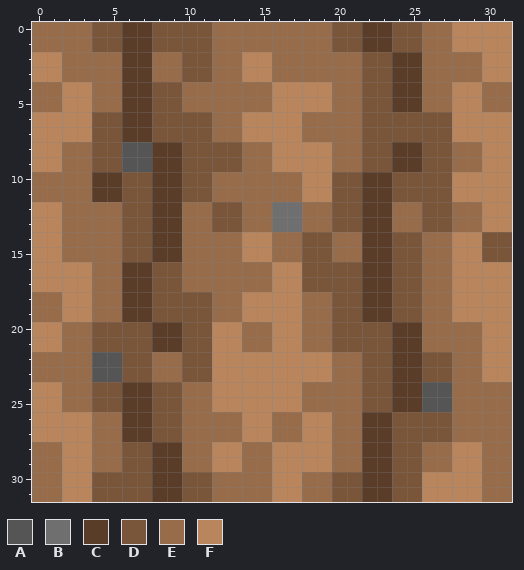
One commit to this pixel-art sprite: build/res/img/farmland.png. The picture above is the old version.
The file is 32x32 pixels.
Palette (. is transparent): A #555555  B #6f6f6f  C #593d29  D #79553a  E #966c4a  F #b9855c
The same view after the edit:
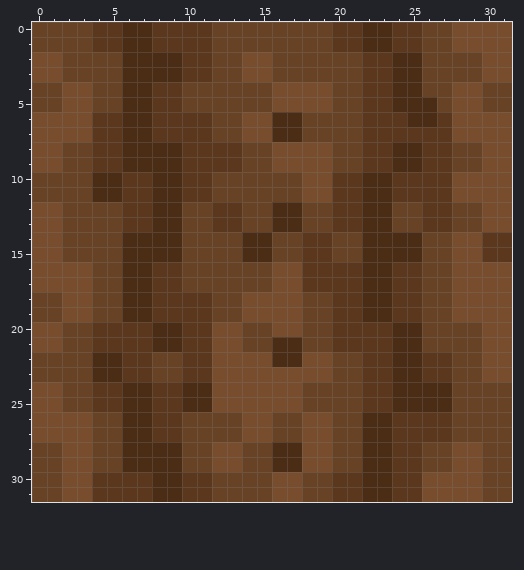
Difference:
Colour C changes from #593d29 to #4b2c15.
Colour D changes from #79553a to #5a371d.
Colour E changes from #966c4a to #674225.
Colour F changes from #b9855c to #774d2d.
Colour A gives way to colour C in rows 8 to 9 at x 6 to 7; in rows 22 to 23 at x 4 to 5; in rows 24 to 25 at x 26 to 27.
Colour B gives way to colour C in rows 12 to 13 at x 16 to 17.
Colour D gives way to colour C in row 6 at x 25 to 26; in rows 14 to 15 at x 6 to 7 and 24 to 25; in rows 28 to 29 at x 6 to 7.
Colour E gives way to colour C in rows 2 to 3 at x 8 to 9; in row 5 at x 26; in rows 24 to 25 at x 10 to 11.
Colour F gives way to colour C in rows 6 to 7 at x 16 to 17; in rows 14 to 15 at x 14 to 15; in rows 21 to 22 at x 16 to 17; in rows 28 to 29 at x 16 to 17.
Changed places in both pictures, as pixel boxes (x1, y1, x2, y2):
changed: (32, 22, 512, 502)
